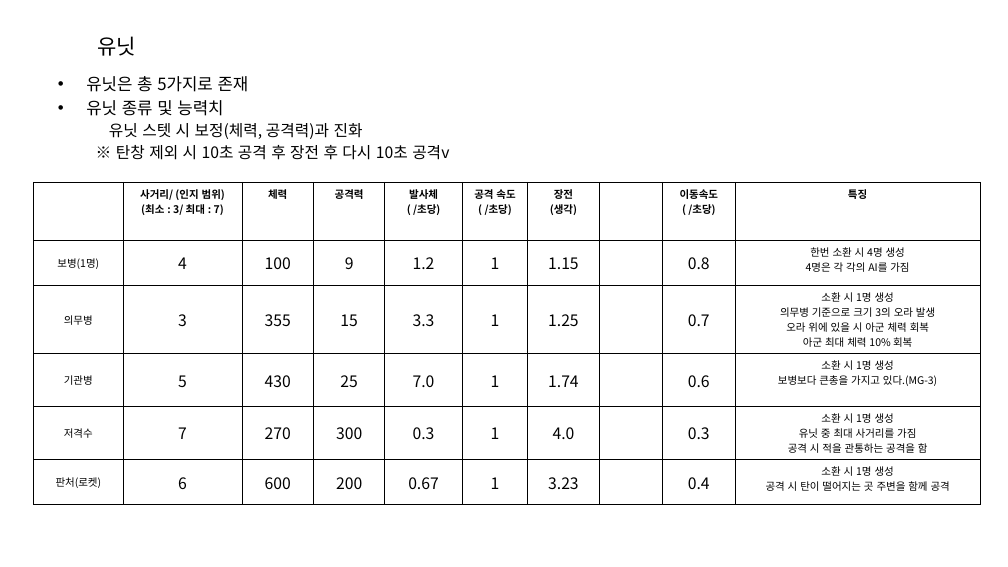
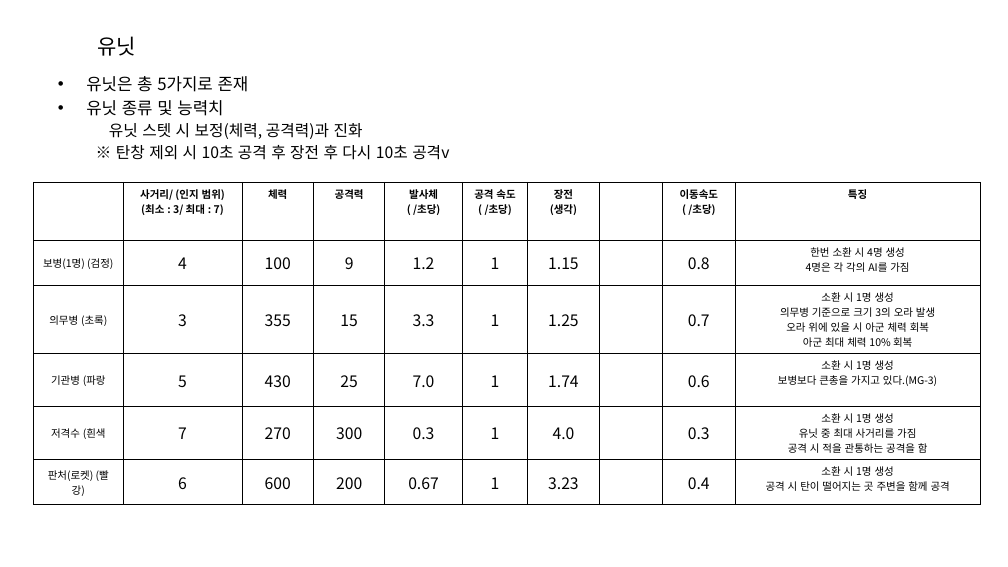
Before and after one commit to JeonJohnson/BICTestRepository, a slide deck: slide 5 of 디펜스 게임 (프로토 타입 기획서)1.pptx (slide 2 before the commit). Drawn at 1008x567 pixels with LibreOffice and Linux fonts; fonts in the diff are those of the drawing. Boxes give left, top, right and bottom in pixels: in the first picture for what was removed or moved away, otherwise in the second. Text is boxed around its words. In the diff, an @@ line names an element or a change of style, - is before the commit and + after.

```diff
--- a/디펜스 게임 (프로토 타입 기획서)1.pptx
+++ b/디펜스 게임 (프로토 타입 기획서)1.pptx
@@ table at [34,182,979,500] @@
-row 2, column 1: 보병(1명)
+row 2, column 1: 보병(1명) (검정)
-row 3, column 1: 의무병
+row 3, column 1: 의무병 (초록)
-row 4, column 1: 기관병
+row 4, column 1: 기관병 (파랑
-row 5, column 1: 저격수
+row 5, column 1: 저격수 (흰색
-row 6, column 1: 판처(로켓)
+row 6, column 1: 판처(로켓) (빨강)
```
Also in this commit, not shown: 3 other slides changed, 5 slides added.
